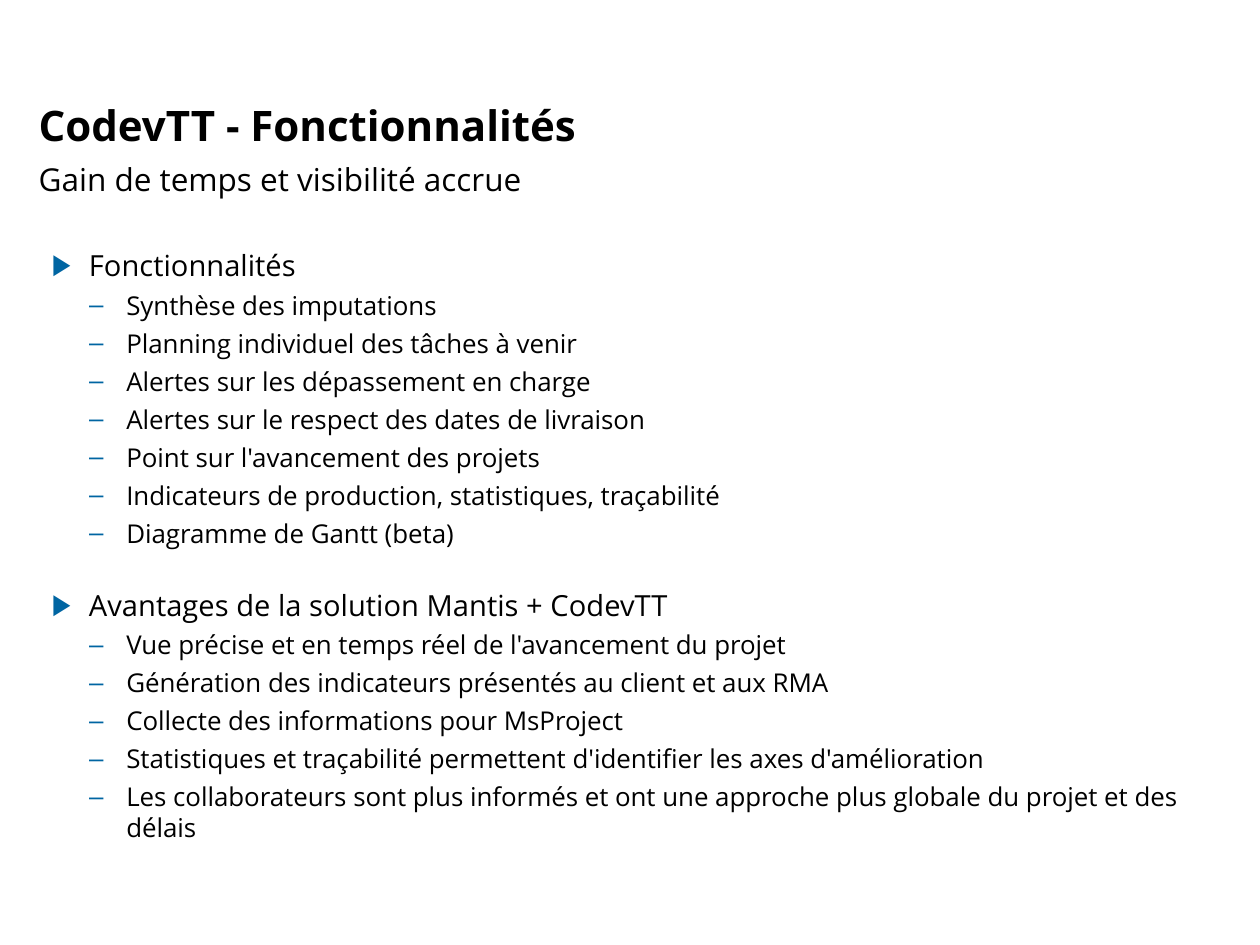
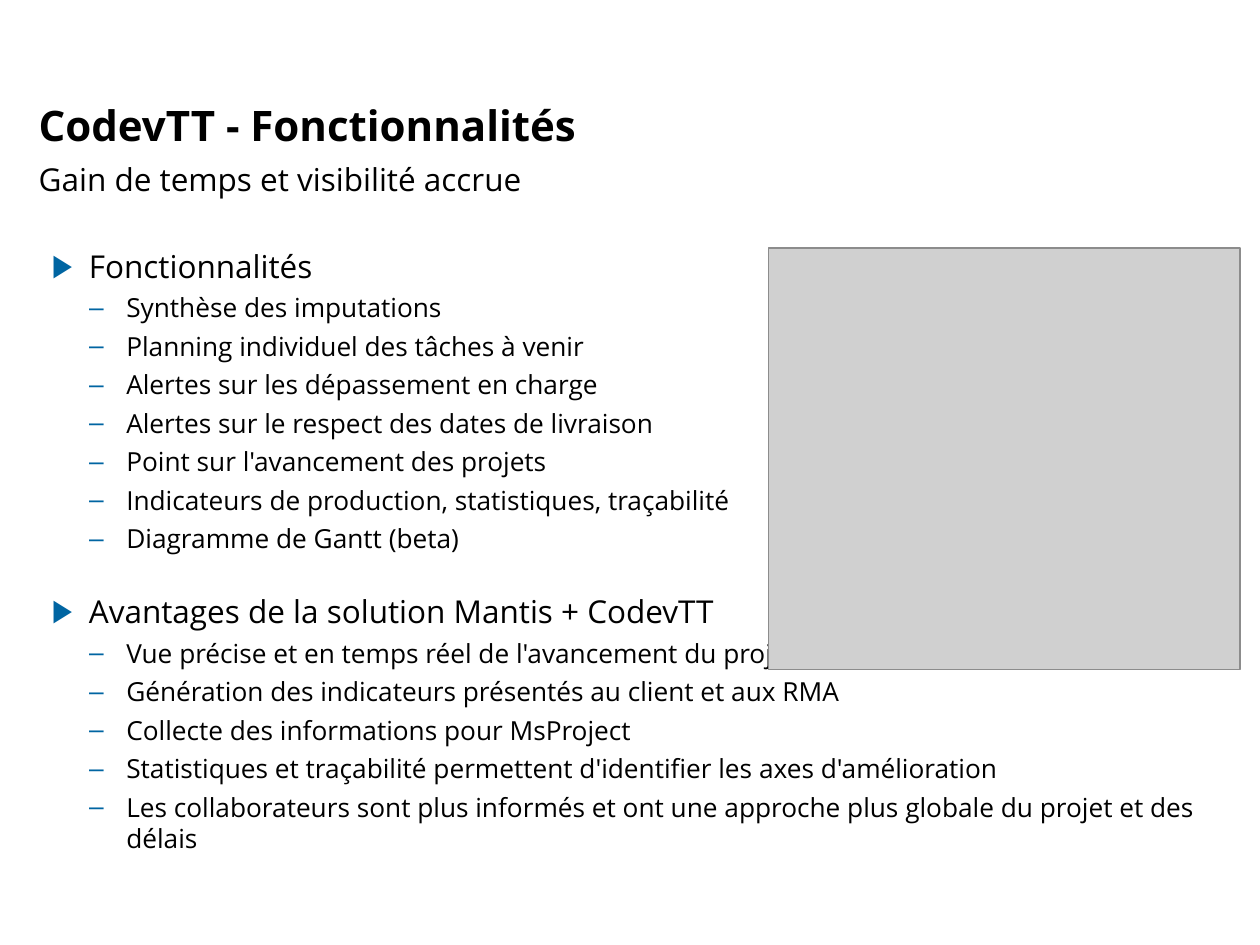
Before and after one commit to lbayle/codev, a slide deck: slide 8 of doc/Presentation/CodevTT_5a7_20120315.odp (slide 7 before the commit). Drawn at 1260x945 pixels with LibreOffice and Linux fonts; fonts in the diff are those of the drawing; grey boxes stand for pictures; background and template pictures are left out. Boxes give left, top, right and bottom in pixels: in the first picture for what was removed or moved away, otherwise in the second. Text is boxed around its words. In the diff, an @@ line names an element or a change of style, - is before the commit and + after.

Commit message:
DOC maj Presentation 5@7

```diff
--- a/doc/Presentation/CodevTT_5a7_20120315.odp
+++ b/doc/Presentation/CodevTT_5a7_20120315.odp
@@ text "Fonctionnalités" at [89,254,1193,824]: size 16.6 to 18 pt in "Fonctionnalités", "Avantages de la solution Mantis + CodevTT"; size 14.8 to 15 pt @@
@@ picture added at [769,248,1240,670] @@
```
Also in this commit, not shown: 4 other slides changed, 1 other file.
